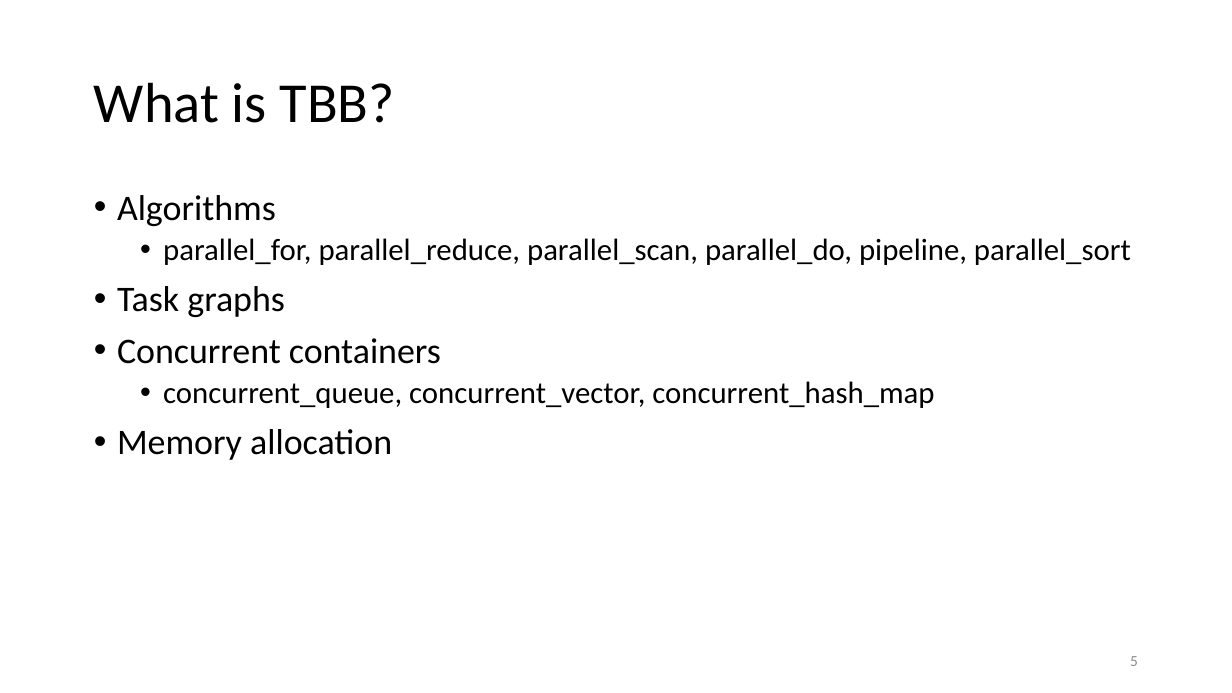
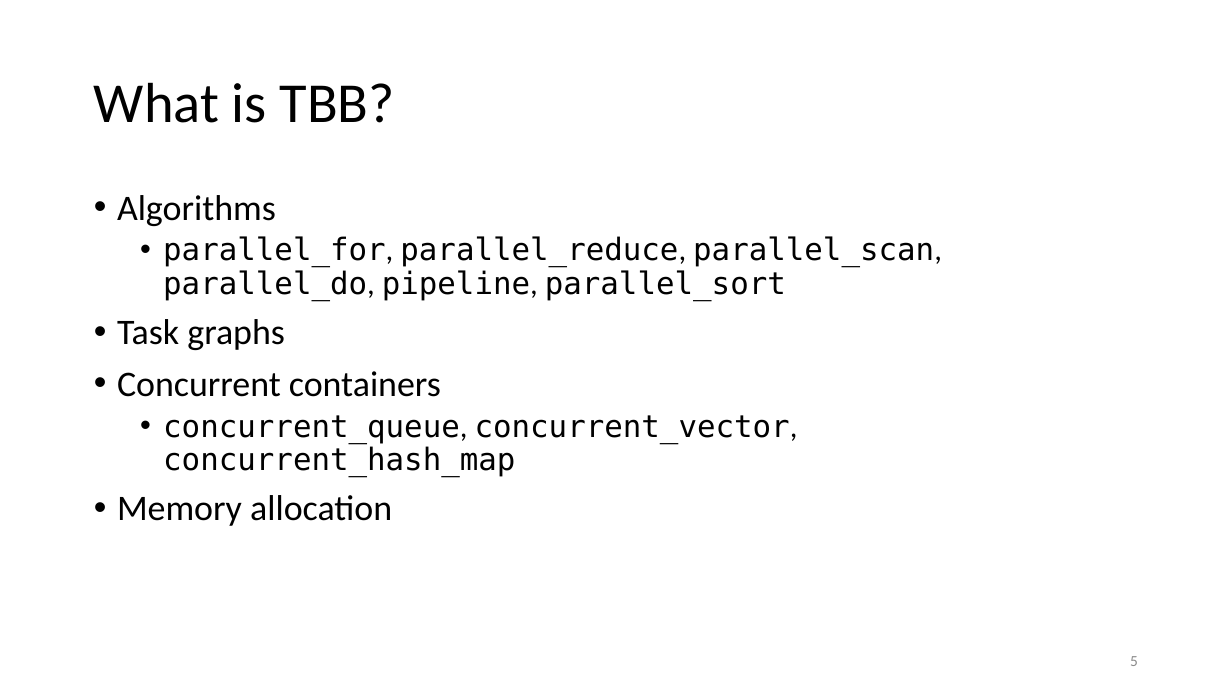
Before and after one commit to gjbex/training-material, a slide deck: slide 5 of CPlusPlus/Tbb/tbb.pptx. Drawn at 1232x693 pixels with LibreOffice and Linux fonts; fonts in the diff are those of the drawing. Boxes give left, top, right and bottom in pixels: in the first picture for what was removed or moved away, otherwise in the second. Text is boxed around its words. In the diff, an @@ line names an element or a change of style, - is before the commit and + after.

Commit message:
Add slides on parallel_for, parallel_reduce

```diff
--- a/CPlusPlus/Tbb/tbb.pptx
+++ b/CPlusPlus/Tbb/tbb.pptx
@@ text at (x1=163, y1=236, x2=942, y2=477): font Calibri to DejaVu Sans Mono in "parallel_for, parallel_reduce, parallel_scan, parallel_do, p ...", "concurrent_queue, concurrent_vector, concurrent_hash_map" @@
```
Also in this commit, not shown: 5 other slides changed, 3 slides added.
